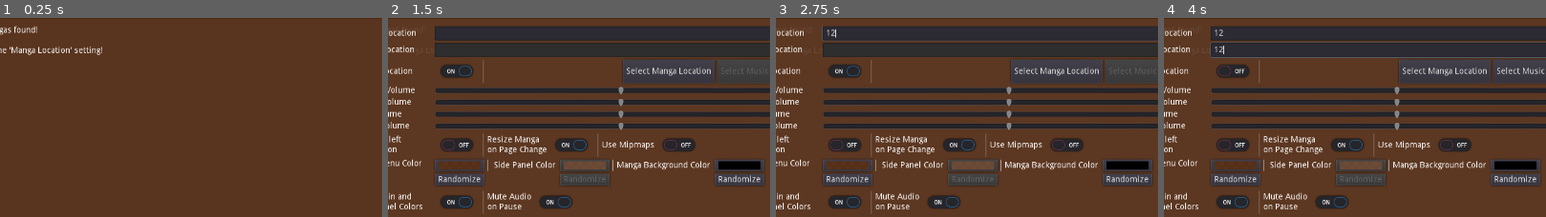
Above: before the commit, frames 1-4 (left to right).
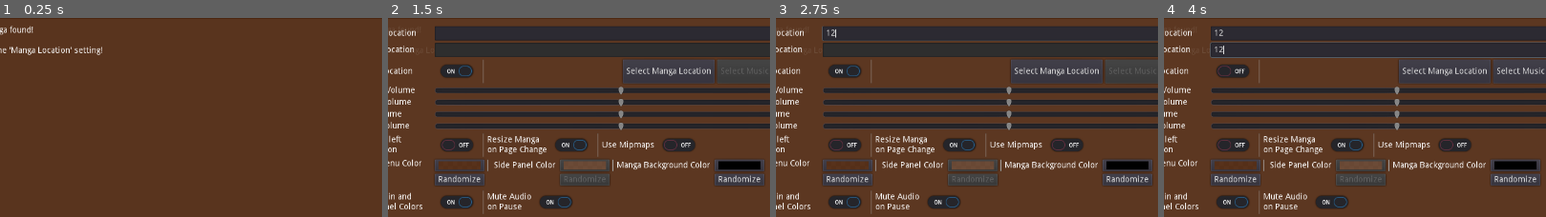
Above: after the commit, the same moments.

Repository: MrPoblin/Sound-Manga-Reader-Godot
Game: Godot game, scene res://Scenes/UI/Main.tscn
The game is run twice, just before and just after one commit, with the same random seed, the same clock (stepped at 60 frames per second) and the same inputs. The engine's default icon, where the game draws it, is replaced by a stand-in: a white triangle on a blue panel in a dark square.
Inputs (mouse positions are % of the whole screen's width and height, from its top left):
- Up to frame 1 (0.25 s): no input
- Up to frame 2 (1.5 s): click "Manga" at 0.5 s; click "Settings" at 1.25 s
- Up to frame 3 (2.75 s): click (74, 5) at 2.02 s; type "12" at 2.1 s
- Up to frame 4 (4 s): click (53, 15) at 2.75 s; click (74, 9) at 3.52 s; type "12" at 3.6 s
The pictures show only the part of the screen within x 44-94%, y 1-51%; the shares and areas given below are measured in that part.

The runs differ from the first frame. In frame 1, 0.2% of the frame differs, in the area x 2-10%, y 3-8%; in frame 2, less than 0.1%; in frame 3, less than 0.1%; in frame 4, less than 0.1%.

Commit message:
spelling

Diff:
--- a/Scenes/UI/Controls_help.tscn
+++ b/Scenes/UI/Controls_help.tscn
@@ -11,11 +11,17 @@
 [node name="Keyboard Controls" type="ScrollContainer" parent="."]
 anchor_right = 1.0
 anchor_bottom = 1.0
+margin_left = 4.0
+margin_top = 32.0
+margin_right = -4.0
+margin_bottom = -4.0
 follow_focus = true
 
 [node name="kb_grid" type="GridContainer" parent="Keyboard Controls"]
-margin_right = 253.0
-margin_bottom = 158.0
+anchor_left = 0.005
+anchor_top = 0.005
+anchor_right = 0.995
+anchor_bottom = 0.995
 
 [node name="spacing" type="Label" parent="Keyboard Controls/kb_grid"]
 margin_right = 253.0
--- a/Scenes/UI/Manga_List.tscn
+++ b/Scenes/UI/Manga_List.tscn
@@ -28,7 +28,7 @@
 visible = false
 margin_right = 224.0
 margin_bottom = 48.0
-text = "No mangas found!
+text = "No manga found!
 
 Check the 'Manga Location' setting!"
 
